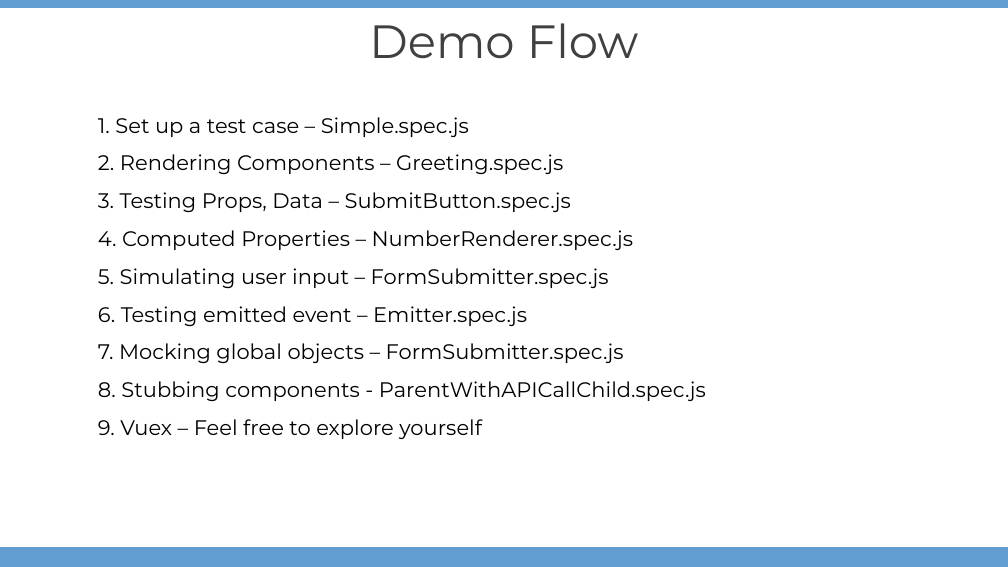
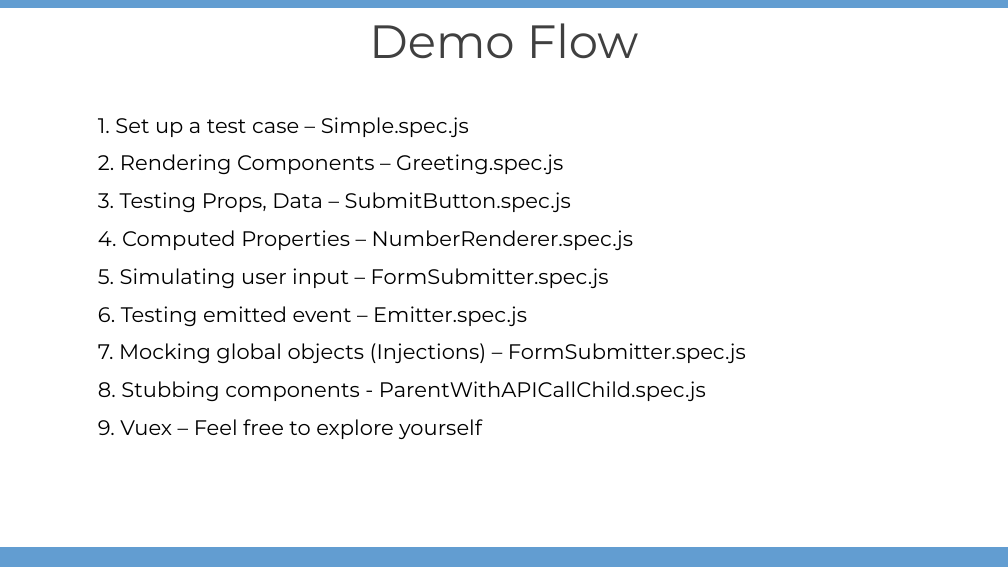
Before and after one commit to Dafreak99/Vue-TDD, a slide deck: slide 4 of Unit Testing.pptx. Drawn at 1008x567 pixels with LibreOffice and Linux fonts; fonts in the diff are those of the drawing; background and template pictures are left out. Boxes give left, top, right and bottom in pixels: in the first picture for what was removed or moved away, otherwise in the second. Text is boxed around its words. In the diff, an @@ line names an element or a change of style, - is before the commit and + after.

```diff
--- a/Unit Testing.pptx
+++ b/Unit Testing.pptx
@@ text at (98,343,746,363): text changed @@
-7. Mocking global objects – FormSubmitter.spec.js
+7. Mocking global objects (Injections) – FormSubmitter.spec.js
```
Also in this commit, not shown: 2 other slides changed, 7 other files.
